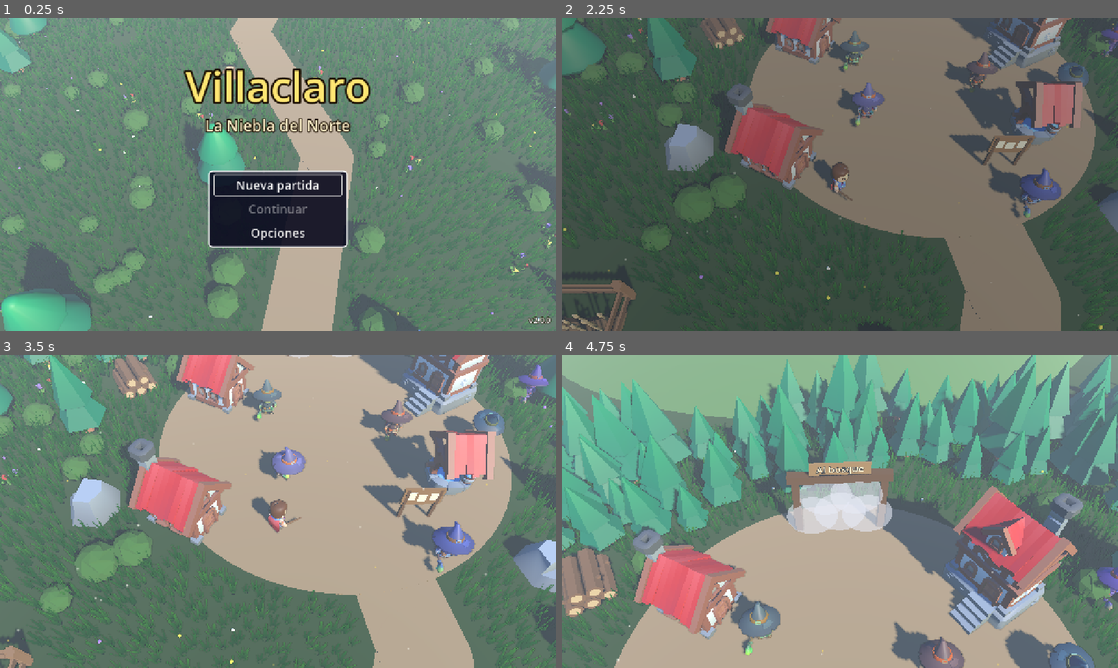
Above: before the commit, frames 1-4 (two rows, left to right).
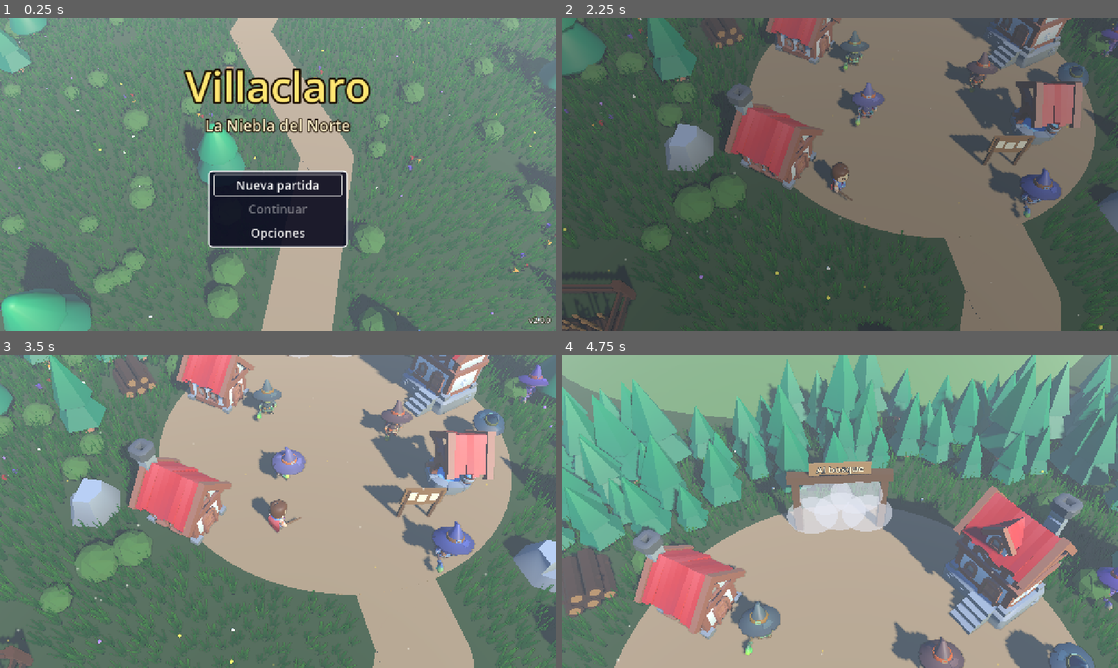
Above: after the commit, the same moments.

Repository: apergas/rpg-turnos
Game: Godot game, scene res://scenes/title/title.tscn
The game is run twice, just before and just after one commit, with the same random seed, the same clock (stepped at 60 frames per second) and the same inputs.
Inputs (mouse positions are in pixels of both pictures, inside the frame that each line leads up to):
- Up to frame 1 (0.25 s): no input
- Up to frame 2 (2.25 s): tap Enter (accept) at 0.5, 0.6, 2 s; move the mouse to (962, 158) at 0.52 s; hold D (move_right) 0.53-1.25 s; click (962, 158) at 0.67 s; tap Space at 0.77, 1.07 s; click "Normal" at 1.25 s; drag from (728, 190) to (812, 237) at 2.02 s
- Up to frame 3 (3.5 s): move the mouse to (333, 442) at 2.77 s; hold D (move_right) from 2.78 s (still down); tap Keypad Enter at 2.85 s
- Up to frame 4 (4.75 s): release D (move_right) at 3.5 s; drag from (812, 574) to (673, 464) at 3.52 s; move the mouse to (1006, 558) at 4.27 s; hold A (move_left) from 4.28 s (still down); tap Ctrl at 4.35 s; tap Space at 4.52 s

The runs differ from the first frame. In frame 1, 0.2% of the frame differs, in the area x 0-100%, y 15-95%; in frame 2, 1.3%; in frame 3, 1.0%; in frame 4, 1.5%, in the area x 0-10%, y 61-84%.

Commit message:
Bake the decoration into vertex colours and merge it by chunk to cut draw calls

Diff:
--- a/scripts/battle/battle_stage.gd
+++ b/scripts/battle/battle_stage.gd
@@ -212,18 +212,20 @@
 	_add_backdrop_decor(root, zone)
 
 
-## The Kenney pieces of BACKDROP_DECOR for this backdrop, one MultiMesh per id, no collision.
+## The Kenney pieces of BACKDROP_DECOR for this backdrop, merged into one mesh, no collision.
 static func _add_backdrop_decor(root: Node3D, zone: ZoneData) -> void:
 	var backdrop := zone.backdrop if zone != null else "pradera"
 	var green := zone.decor_green if zone != null else NatureModels.MEADOW_GREEN
-	var by_id := {}
+	var items := []
 	for piece: Array in BACKDROP_DECOR.get(backdrop, []):
-		if not by_id.has(piece[0]):
-			by_id[piece[0]] = [] as Array[Transform3D]
-		by_id[piece[0]].append(Transform3D(
-			Basis(Vector3.UP, deg_to_rad(piece[2])).scaled(Vector3.ONE * piece[3]), piece[1]))
-	for id: String in by_id:
-		LowPoly.add_multimesh(root, NatureModels.mesh(id, green), by_id[id])
+		items.append({"id": piece[0], "xform": Transform3D(
+			Basis(Vector3.UP, deg_to_rad(piece[2])).scaled(Vector3.ONE * piece[3]), piece[1])})
+	if items.is_empty():
+		return
+	var instance := MeshInstance3D.new()
+	instance.mesh = NatureModels.merged(items, green)
+	instance.mesh.surface_set_material(0, NatureModels.mesh(items[0].id, green).surface_get_material(0))
+	root.add_child(instance)
 
 
 ## The jungle's ring of trees: the forest's entries as palms.
--- a/scripts/world/nature_models.gd
+++ b/scripts/world/nature_models.gd
@@ -1,6 +1,6 @@
 class_name NatureModels extends RefCounted
 ## The Kenney Nature Kit decoration (assets/nature/, CC0): every Decor id is one mesh merged
-## from one or more kit models, one surface per kit material, retinted so the pieces sit with
+## from one or more kit models, ONE surface (the kit's materials baked into vertex colours), retinted so the pieces sit with
 ## the KayKit models: the kit's teal greens become the zone's green, its woods, stones and
 ## flower colours the softer PALETTE. Each kit model is centred on its own footprint and
 ## lifted out of the 0.05 its node sinks it. Cached per id and green.
@@ -63,33 +63,77 @@
 }
 
 static var _cache: Dictionary = {}
+static var _arrays: Dictionary = {}
 
 
 static func has(id: String) -> bool:
 	return PIECES.has(id)
 
 
+## The mesh of piece id: ONE surface whose vertex colours hold the kit's materials already
+## retinted (sRGB), so a piece costs one draw. Its material reads them
+## (vertex_color_use_as_albedo); WorldStage swaps it for the trees' shader.
 static func mesh(id: String, green: Color) -> ArrayMesh:
 	var key := "%s/%s" % [id, green.to_html()]
 	if not _cache.has(key):
-		var surfaces := {}  # kit material name → SurfaceTool
+		var data := {"vertices": PackedVector3Array(), "normals": PackedVector3Array(),
+			"colors": PackedColorArray(), "indices": PackedInt32Array()}
 		for piece: Array in PIECES[id]:
 			var model := (load("res://assets/nature/%s.glb" % piece[0]) as PackedScene).instantiate()
 			var center := _footprint_center(model)
 			var placing := Transform3D(Basis(Vector3.UP, piece[3]).scaled(Vector3.ONE * piece[1]),
 				piece[2]) * Transform3D(Basis.IDENTITY, Vector3(-center.x, KIT_SINK, -center.z))
-			_append(model, Transform3D.IDENTITY, placing, surfaces)
+			_append(model, Transform3D.IDENTITY, placing, green, data)
 			model.free()
+		var arrays := []
+		arrays.resize(Mesh.ARRAY_MAX)
+		arrays[Mesh.ARRAY_VERTEX] = data.vertices
+		arrays[Mesh.ARRAY_NORMAL] = data.normals
+		arrays[Mesh.ARRAY_COLOR] = data.colors
+		arrays[Mesh.ARRAY_INDEX] = data.indices
 		var result := ArrayMesh.new()
-		for name: String in surfaces:
-			(surfaces[name] as SurfaceTool).commit(result)
-			var material := StandardMaterial3D.new()
-			material.albedo_color = green if GREENS.has(name) else PALETTE.get(name, Color.WHITE)
-			material.roughness = 1.0
-			material.cull_mode = BaseMaterial3D.CULL_DISABLED
-			result.surface_set_material(result.get_surface_count() - 1, material)
+		result.add_surface_from_arrays(Mesh.PRIMITIVE_TRIANGLES, arrays)
+		var material := StandardMaterial3D.new()
+		material.vertex_color_use_as_albedo = true
+		material.vertex_color_is_srgb = true
+		material.roughness = 1.0
+		material.cull_mode = BaseMaterial3D.CULL_DISABLED
+		result.surface_set_material(0, material)
 		_cache[key] = result
 	return _cache[key]
+
+
+## One mesh holding every item of items ({"id", "xform"}), each piece's own mesh moved by its
+## transform: a whole chunk of static decoration drawn at once.
+static func merged(items: Array, green: Color) -> ArrayMesh:
+	var vertices := PackedVector3Array()
+	var normals := PackedVector3Array()
+	var colors := PackedColorArray()
+	var indices := PackedInt32Array()
+	for item: Dictionary in items:
+		var key := "%s/%s" % [item.id, green.to_html()]
+		if not _arrays.has(key):
+			_arrays[key] = mesh(item.id, green).surface_get_arrays(0)
+		var source: Array = _arrays[key]
+		var xform: Transform3D = item.xform
+		var normal_basis := xform.basis.inverse().transposed()
+		var base := vertices.size()
+		for v: Vector3 in source[Mesh.ARRAY_VERTEX]:
+			vertices.append(xform * v)
+		for n: Vector3 in source[Mesh.ARRAY_NORMAL]:
+			normals.append((normal_basis * n).normalized())
+		colors.append_array(source[Mesh.ARRAY_COLOR])
+		for i: int in source[Mesh.ARRAY_INDEX]:
+			indices.append(base + i)
+	var arrays := []
+	arrays.resize(Mesh.ARRAY_MAX)
+	arrays[Mesh.ARRAY_VERTEX] = vertices
+	arrays[Mesh.ARRAY_NORMAL] = normals
+	arrays[Mesh.ARRAY_COLOR] = colors
+	arrays[Mesh.ARRAY_INDEX] = indices
+	var result := ArrayMesh.new()
+	result.add_surface_from_arrays(Mesh.PRIMITIVE_TRIANGLES, arrays)
+	return result
 
 
 ## The middle of the model's meshes on the ground (x, z), in kit units.
@@ -109,25 +153,40 @@
 	return box.get_center()
 
 
-## Adds every surface of node's meshes (and its children's) to the SurfaceTool of its kit
-## material, with node's transform.
-static func _append(node: Node, parent: Transform3D, placing: Transform3D, surfaces: Dictionary) -> void:
+## Adds every surface of node's meshes (and its children's) to data with node's transform,
+## coloured by its kit material (the zone's green, or the PALETTE).
+static func _append(node: Node, parent: Transform3D, placing: Transform3D, green: Color,
+		data: Dictionary) -> void:
 	var here := parent
 	if node is Node3D and node.get_parent() != null:
 		here = parent * (node as Node3D).transform
 	if node is MeshInstance3D:
 		var source := (node as MeshInstance3D).mesh
+		var xform := placing * here
+		var normal_basis := xform.basis.inverse().transposed()
 		for i in source.get_surface_count():
 			var material := source.surface_get_material(i)
 			var name := material.resource_name if material != null else "_defaultMat"
-			if not surfaces.has(name):
-				var st := SurfaceTool.new()
-				st.begin(Mesh.PRIMITIVE_TRIANGLES)
-				surfaces[name] = st
-			(surfaces[name] as SurfaceTool).append_from(source, i, placing * here)
+			var color: Color = green if GREENS.has(name) else PALETTE.get(name, Color.WHITE)
+			var arrays := source.surface_get_arrays(i)
+			var vertices: PackedVector3Array = arrays[Mesh.ARRAY_VERTEX]
+			var normals: PackedVector3Array = arrays[Mesh.ARRAY_NORMAL]
+			var base: int = data.vertices.size()
+			for v in vertices:
+				data.vertices.append(xform * v)
+				data.colors.append(color)
+			for n in normals:
+				data.normals.append((normal_basis * n).normalized())
+			if arrays[Mesh.ARRAY_INDEX] != null:
+				for index: int in arrays[Mesh.ARRAY_INDEX]:
+					data.indices.append(base + index)
+			else:
+				for index in vertices.size():
+					data.indices.append(base + index)
 	for child in node.get_children():
-		_append(child, here, placing, surfaces)
+		_append(child, here, placing, green, data)
 
 
 static func clear_cache() -> void:
 	_cache.clear()
+	_arrays.clear()
--- a/scripts/world/world_stage.gd
+++ b/scripts/world/world_stage.gd
@@ -10,6 +10,9 @@
 ## The Medieval Hexagon buildings are miniatures (a house is 0.8 m wide, 0.9 m tall).
 const BUILDING_SCALE := 3.5
 const TREE_SHADER := preload("res://shaders/tree.gdshader")
+## Side of the squares the decoration is merged by (metres): a map holds a few chunks, so the
+## whole decoration costs a few draws.
+const DECOR_CHUNK := 48.0
 ## Models named by ZoneData (buildings, tree_models, clump_model).
 const MODELS := {
 	"house_A_red": preload("res://assets/medieval/building_home_A_red.gltf"),
@@ -367,14 +370,15 @@
 	LowPoly.add_multimesh(root, LowPoly.bush_mesh(), bushes, material)
 
 
-## The Kenney decoration of zone (Decor, NatureModels): one MultiMesh per piece through the
-## trees' shader, a collider for each solid piece (always, whatever the quality, so the map
-## stays the same), a flame on each campfire. With half_density (low quality) only every
-## other scattered piece without a collider is drawn.
+## The Kenney decoration of zone (Decor, NatureModels): the pieces merged into one mesh per
+## DECOR_CHUNK-metre chunk (one surface, vertex colours, through the trees' shader), so the
+## whole decoration is a handful of draws; a collider for each solid piece (always, whatever
+## the quality, so the map stays the same), a flame on each campfire. With half_density (low
+## quality) only every other scattered piece without a collider is drawn.
 static func _add_decor(root: Node3D, zone: ZoneData) -> void:
 	for line in Decor.problems(zone):
 		push_warning(line)
-	var by_id := {}
+	var chunks := {}  # Vector2i → [{"id", "xform"}]
 	var soft := 0
 	for piece in Decor.placed(zone) + Decor.scattered(zone):
 		var solid := Decor.is_solid(piece.id)
@@ -382,18 +386,26 @@
 			soft += 1
 			if soft % 2 == 0:
 				continue
-		if not by_id.has(piece.id):
-			by_id[piece.id] = [] as Array[Transform3D]
 		var xform := Transform3D(Basis(Vector3.UP, piece.yaw).scaled(Vector3.ONE * piece.scale),
 			piece.pos)
-		(by_id[piece.id] as Array[Transform3D]).append(xform)
+		var key := Vector2i(floori(piece.pos.x / DECOR_CHUNK), floori(piece.pos.z / DECOR_CHUNK))
+		if not chunks.has(key):
+			chunks[key] = []
+		(chunks[key] as Array).append({"id": piece.id, "xform": xform})
 		if solid:
 			_add_decor_collider(root, piece, NatureModels.mesh(piece.id, zone.decor_green))
 		if Decor.KINDS[piece.id].get("flame", false):
 			BattleStage.add_flame(root, piece.pos + Vector3(0, 0.35, 0), 2.2, Vector3(0, 0.8, 0),
 				not BattleStage.plain_light)
-	for id: String in by_id:
-		_add_tree_kind(root, NatureModels.mesh(id, zone.decor_green), by_id[id])
+	var material := ShaderMaterial.new()
+	material.shader = TREE_SHADER
+	material.set_shader_parameter("use_texture", false)
+	material.set_shader_parameter("use_vertex_color", true)
+	for key: Vector2i in chunks:
+		var instance := MeshInstance3D.new()
+		instance.mesh = NatureModels.merged(chunks[key], zone.decor_green)
+		instance.material_override = material
+		root.add_child(instance)
 
 
 static func _add_decor_collider(root: Node3D, piece: Dictionary, mesh: Mesh) -> void:
--- a/shaders/tree.gdshader
+++ b/shaders/tree.gdshader
@@ -8,6 +8,8 @@
 uniform vec4 albedo_color : source_color = vec4(1.0);
 uniform float roughness_value = 1.0;
 uniform bool use_texture = true;
+// The mesh's vertex colours (sRGB) are the albedo (the Kenney decoration, one surface).
+uniform bool use_vertex_color = false;
 
 const float CHEST_HEIGHT = 0.9;
 const float HOLE_RADIUS = 1.4;
@@ -38,6 +40,10 @@
 		}
 	}
 	vec4 color = (use_texture ? texture(albedo_texture, UV) : vec4(1.0)) * albedo_color;
+	if (use_vertex_color) {
+		vec3 srgb = COLOR.rgb;
+		color.rgb = mix(srgb / 12.92, pow((srgb + 0.055) / 1.055, vec3(2.4)), step(0.04045, srgb));
+	}
 	ALBEDO = color.rgb;
 	ROUGHNESS = roughness_value;
 }
